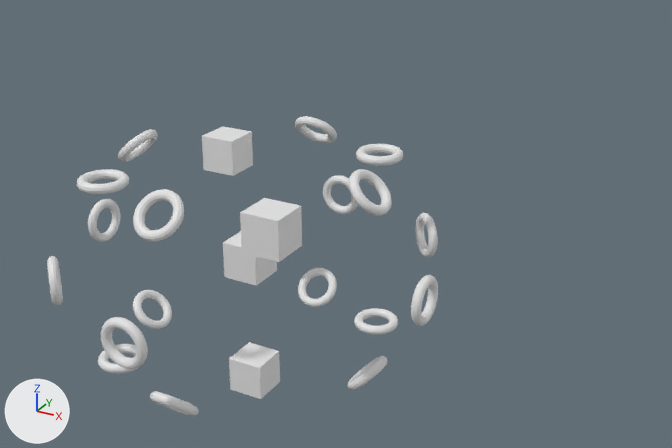
Renders of the Blender file core/blender/Levels/Medium Levels/level13.blend from each side of a commit.
The view is the same before and after, from a 50 mm camera at (25.3, -36.6, 21.3) aimed at (-4.4, 17.3, -5.7). Every picture has the same lights, and +X, +Y and +Z are marked at lower left.

Names of what the first picture shows: 'Gate.000', 'Gate.001', 'Gate.002', 'Gate.003', 'Gate.004', 'Gate.005', 'Gate.006', 'Gate.007', 'Gate.008', 'Gate.009', 'Gate.010', 'Gate.011', 'Gate.012', 'Gate.013', 'Gate.014', 'Gate.015', 'Gate.016', 'Gate.017', 'Level', 'changeTimeUpgrade', 'changeTimeUpgrade.001', 'changeTimeUpgrade.002'.
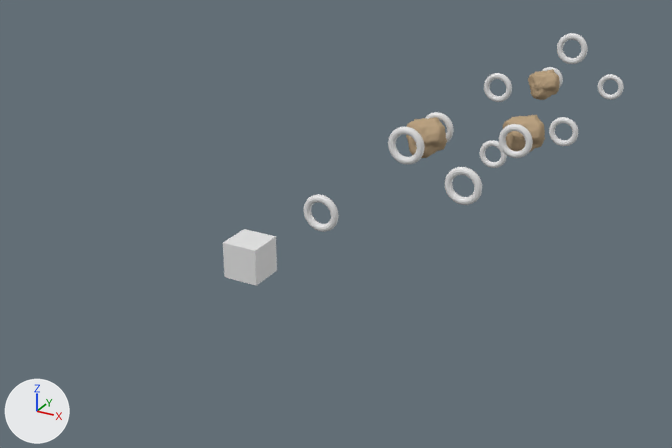
The change, as a list of edits to the scene's bpy script:
```text
Remove ob_changetimeupgrade_002:
    ob_changetimeupgrade_002 = bpy.data.objects.new('changeTimeUpgrade.002', me_cube_005)
Remove ob_changetimeupgrade_001:
    ob_changetimeupgrade_001 = bpy.data.objects.new('changeTimeUpgrade.001', me_cube_004)
Remove ob_gate_017:
    ob_gate_017 = bpy.data.objects.new('Gate.017', me_gate_025)
Remove ob_gate_016:
    ob_gate_016 = bpy.data.objects.new('Gate.016', me_gate_024)
Remove ob_gate_015:
    ob_gate_015 = bpy.data.objects.new('Gate.015', me_gate_023)
Remove ob_gate_014:
    ob_gate_014 = bpy.data.objects.new('Gate.014', me_gate_022)
Remove ob_gate_013:
    ob_gate_013 = bpy.data.objects.new('Gate.013', me_gate_021)
Remove ob_gate_012:
    ob_gate_012 = bpy.data.objects.new('Gate.012', me_gate_020)
Remove ob_gate_011:
    ob_gate_011 = bpy.data.objects.new('Gate.011', me_gate_019)
Change ob_gate_010:
    ob_gate_010.location: (-5.0, -5.0, -5.0) -> (6.0, 15.0, 0.0)
    ob_gate_010.rotation_euler: (0.0, 0.0, 0.0) -> (1.571, 0.0, 0.0)  # degrees (0, 0, 0) -> degrees (90, 0, 0)
Change ob_gate_009:
    ob_gate_009.location: (5.0, 5.0, 5.0) -> (6.0, 25.0, 0.0)
    ob_gate_009.rotation_euler: (0.0, 0.0, 0.0) -> (1.571, 0.0, 0.0)  # degrees (0, 0, 0) -> degrees (90, 0, 0)
Change ob_gate_008:
    ob_gate_008.location: (5.0, 5.0, -5.0) -> (6.0, 38.0, 4.0)
    ob_gate_008.rotation_euler: (0.0, 0.0, 0.0) -> (1.571, 0.0, 0.0)  # degrees (0, 0, 0) -> degrees (90, 0, 0)
Change ob_gate_007:
    ob_gate_007.location: (-5.0, -5.0, 5.0) -> (6.0, 38.0, -3.0)
    ob_gate_007.rotation_euler: (0.0, 0.0, 0.0) -> (1.571, 0.0, 0.0)  # degrees (0, 0, 0) -> degrees (90, 0, 0)
Change ob_gate_006:
    ob_gate_006.location: (-7.0, -7.0, 0.0) -> (6.0, 54.0, -3.0)
    ob_gate_006.rotation_euler: (-0.785, 1.571, 0.0) -> (1.571, 0.0, 0.0)  # degrees (-45, 90, 0) -> degrees (90, 0, 0)
Change ob_gate_005:
    ob_gate_005.location: (7.0, 7.0, 0.0) -> (0.0, 54.0, -3.0)
    ob_gate_005.rotation_euler: (-0.785, 1.571, 0.0) -> (1.571, 0.0, 0.0)  # degrees (-45, 90, 0) -> degrees (90, 0, 0)
Change ob_gate_004:
    ob_gate_004.location: (10.0, 0.0, 0.0) -> (0.0, 38.0, -6.0)
    ob_gate_004.rotation_euler: (0.0, 1.571, 0.0) -> (1.571, 0.0, 0.0)  # degrees (0, 90, 0) -> degrees (90, 0, 0)
Change ob_gate_003:
    ob_gate_003.location: (0.0, -10.0, 0.0) -> (0.0, 38.0, 0.0)
Change ob_gate_002:
    ob_gate_002.location: (0.0, -7.0, -5.0) -> (0.0, 25.0, 0.0)
    ob_gate_002.rotation_euler: (2.356, 0.0, 0.0) -> (1.571, 0.0, 0.0)  # degrees (135, 0, 0) -> degrees (90, 0, 0)
Change ob_gate_001:
    ob_gate_001.location: (0.0, 7.0, 5.0) -> (2.0, 15.0, 2.0)
    ob_gate_001.rotation_euler: (2.356, 0.0, 0.0) -> (1.571, 0.0, 0.0)  # degrees (135, 0, 0) -> degrees (90, 0, 0)
Change ob_gate_000:
    ob_gate_000.location: (0.0, 10.0, 0.0) -> (-2.0, 11.0, -2.0)
Remove ob_changetimeupgrade:
    ob_changetimeupgrade = bpy.data.objects.new('changeTimeUpgrade', me_cube_016)
Add ob_cube_001:
    ob_cube_001 = bpy.data.objects.new('Cube.001', me_cube_001)  # 1538 vertices, 1536 faces; spans x -0.99..0.89, y -0.8..0.91, z -0.82..0.9; in mat_material_005 (its picture is missing)
    ob_cube_001.location = (0.0, 52.0, -3.0)
    ob_cube_001.rotation_euler = (2.576, 2.755, -0.0283)  # degrees (148, 158, -1.6)
    ob_cube_001.scale = (1.76, 1.76, 1.76)
Add ob_cube_000:
    ob_cube_000 = bpy.data.objects.new('Cube.000', me_cube_003)  # 1538 vertices, 1536 faces; spans x -0.99..0.89, y -0.8..0.91, z -0.82..0.9; in mat_material_001 (its picture is missing)
    ob_cube_000.location = (0.0, 23.0, 0.0)
    ob_cube_000.rotation_euler = (2.576, 2.755, -0.0283)  # degrees (148, 158, -1.6)
    ob_cube_000.scale = (1.76, 1.76, 1.76)
Add ob_cube_002:
    ob_cube_002 = bpy.data.objects.new('Cube.002', me_cube_001.copy())
    ob_cube_002.location = (6.0, 27.0, 0.0)
    ob_cube_002.rotation_euler = (2.576, 2.755, -0.0283)  # degrees (148, 158, -1.6)
    ob_cube_002.scale = (1.76, 1.76, 1.76)
```

Pixel boxes [x1, y1, x2, y2] of what changed, in the pictures (672 x 448 px):
'changeTimeUpgrade.001', deleted: before [240, 198, 302, 262]
'changeTimeUpgrade.002', deleted: before [229, 342, 280, 399]
'changeTimeUpgrade', deleted: before [202, 126, 253, 176]
'Gate.003', moved: before [101, 317, 148, 369]; after [484, 73, 512, 102]
'Gate.016', deleted: before [133, 189, 184, 242]
'Gate.001', moved, turned: before [295, 116, 337, 143]; after [388, 127, 424, 164]
'Gate.007', moved, turned: before [77, 169, 129, 194]; after [549, 117, 578, 146]
'Gate.009', moved, turned: before [356, 144, 403, 166]; after [499, 124, 533, 158]
'Gate.004', moved, turned: before [411, 275, 438, 326]; after [479, 140, 507, 168]
'Gate.010', moved, turned: before [98, 344, 139, 374]; after [444, 167, 482, 205]
'Gate.008', moved, turned: before [354, 308, 398, 335]; after [557, 33, 588, 64]
'Gate.000', moved: before [323, 175, 358, 214]; after [304, 194, 339, 232]
'Gate.013', deleted: before [349, 169, 392, 216]
'Cube.000', added (beige): after [406, 117, 447, 158]
'Cube.002', added (beige): after [503, 115, 545, 151]
'Gate.006', moved, turned: before [47, 256, 63, 306]; after [598, 74, 624, 100]
'Gate.002', moved, turned: before [150, 391, 199, 416]; after [425, 112, 454, 143]
'Gate.014', deleted: before [133, 290, 172, 329]
'Gate.005', moved, turned: before [415, 213, 438, 258]; after [542, 67, 563, 87]
'Gate.011', deleted: before [88, 199, 121, 242]
'Gate.017', deleted: before [298, 268, 337, 307]
'Cube.001', added (beige): after [528, 69, 560, 100]
'Gate.015', deleted: before [118, 129, 158, 162]
'Gate.012', deleted: before [347, 356, 388, 390]
